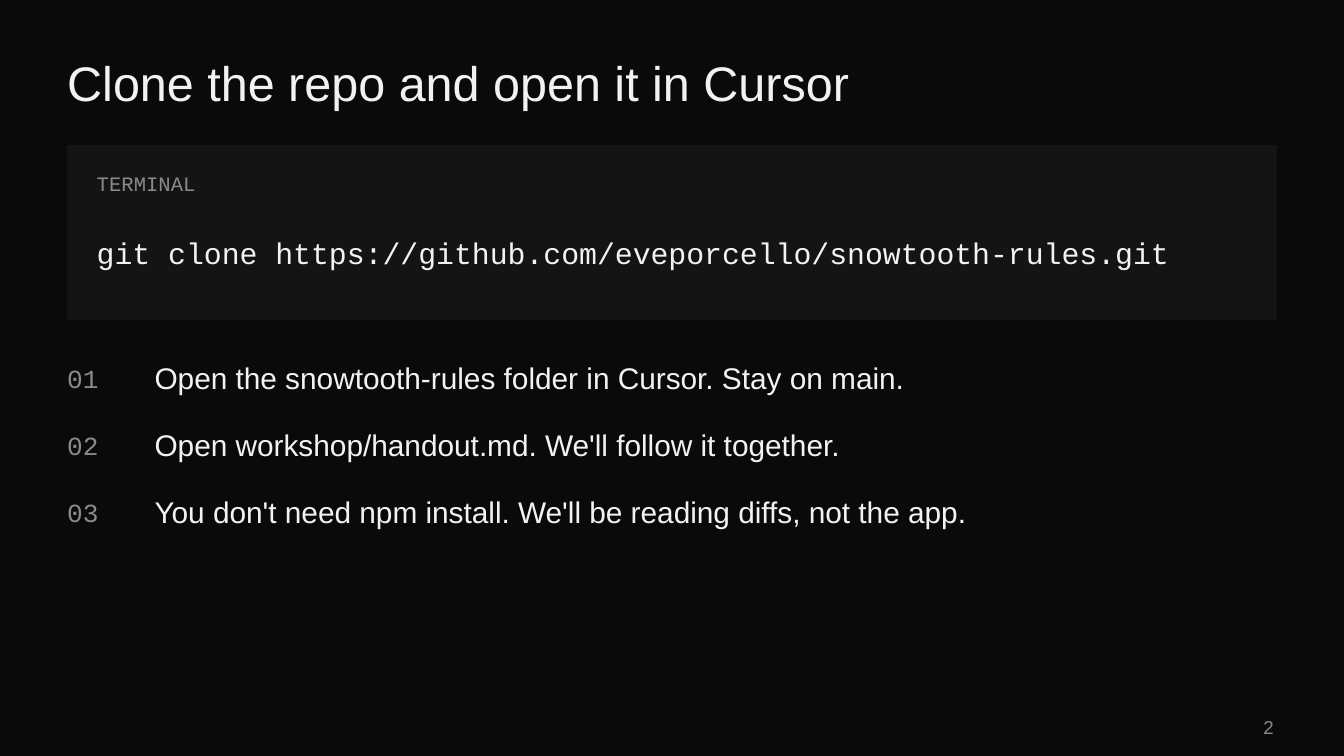
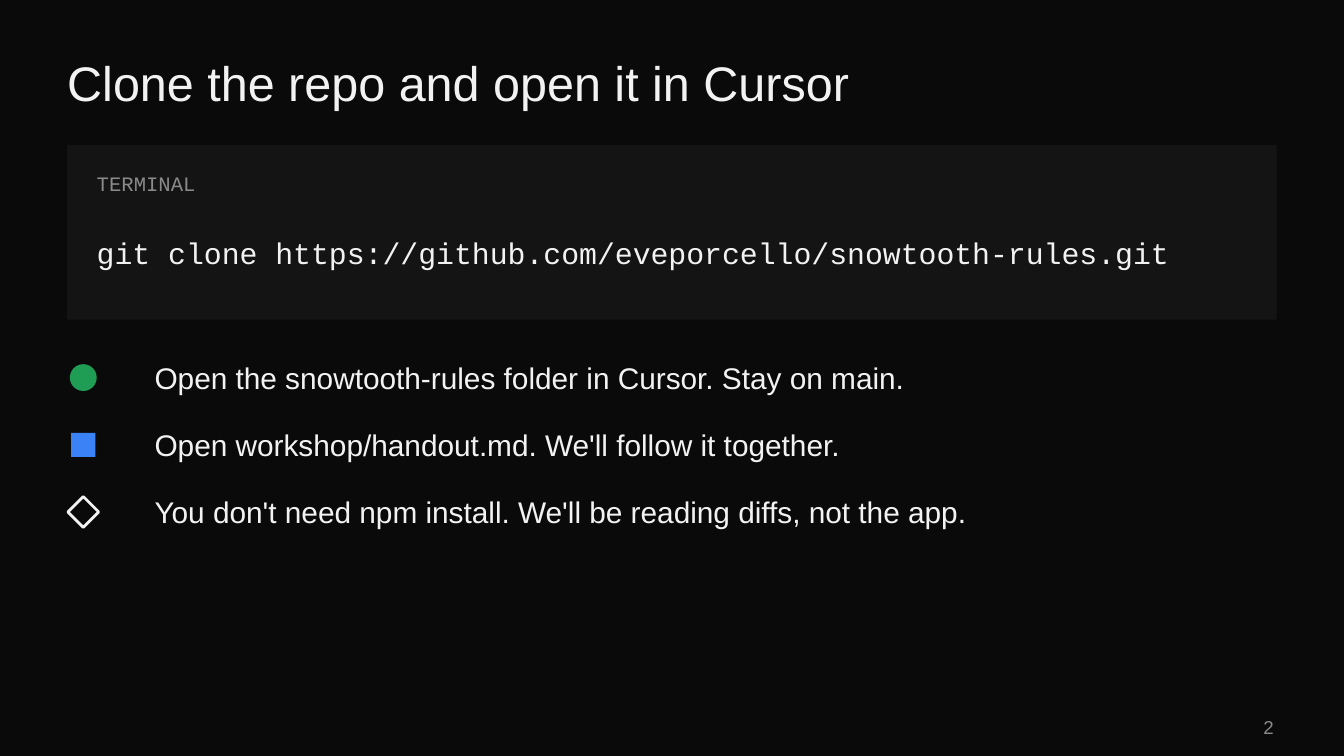
Before and after one commit to eveporcello/snowtooth-rules-teacher-guide, a slide deck: slide 2 of snowtooth-rules.pptx. Drawn at 1344x756 pixels with LibreOffice and Linux fonts; fonts in the diff are those of the drawing. Boxes give left, top, right and bottom in pixels: in the first picture for what was removed or moved away, otherwise in the second. Text is boxed around its words. In the diff, an @@ line names an element or a change of style, - is before the commit and + after.

```diff
--- a/snowtooth-rules.pptx
+++ b/snowtooth-rules.pptx
@@ text removed at [67, 370, 98, 388] @@
-01
@@ ellipse added at [70, 364, 97, 391], fill #1F9D55 @@
@@ text removed at [67, 437, 98, 455] @@
-02
@@ rectangle added at [71, 433, 95, 457], fill #3B82F6 @@
@@ text removed at [67, 504, 98, 522] @@
-03
@@ diamond added at [67, 496, 98, 527], fill #0A0A0A, outline #F2F2F2 1.5 pt @@
```
Also in this commit, not shown: 2 other slides changed, 1 slide added, 1 other file.
